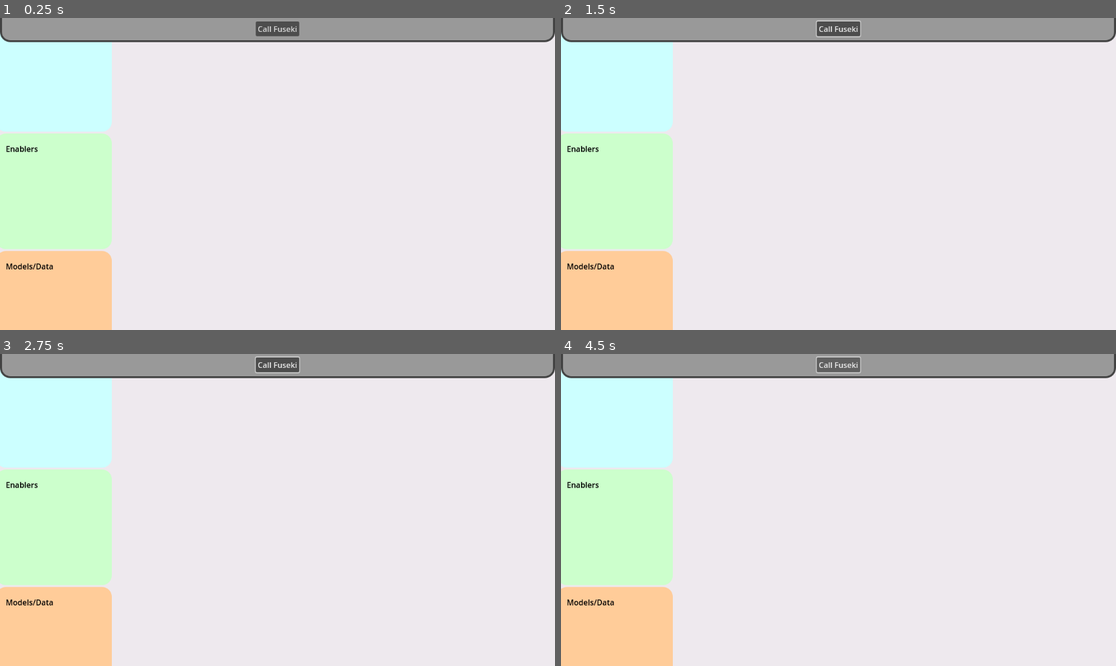
Above: before the commit, frames 1-4 (two rows, left to right).
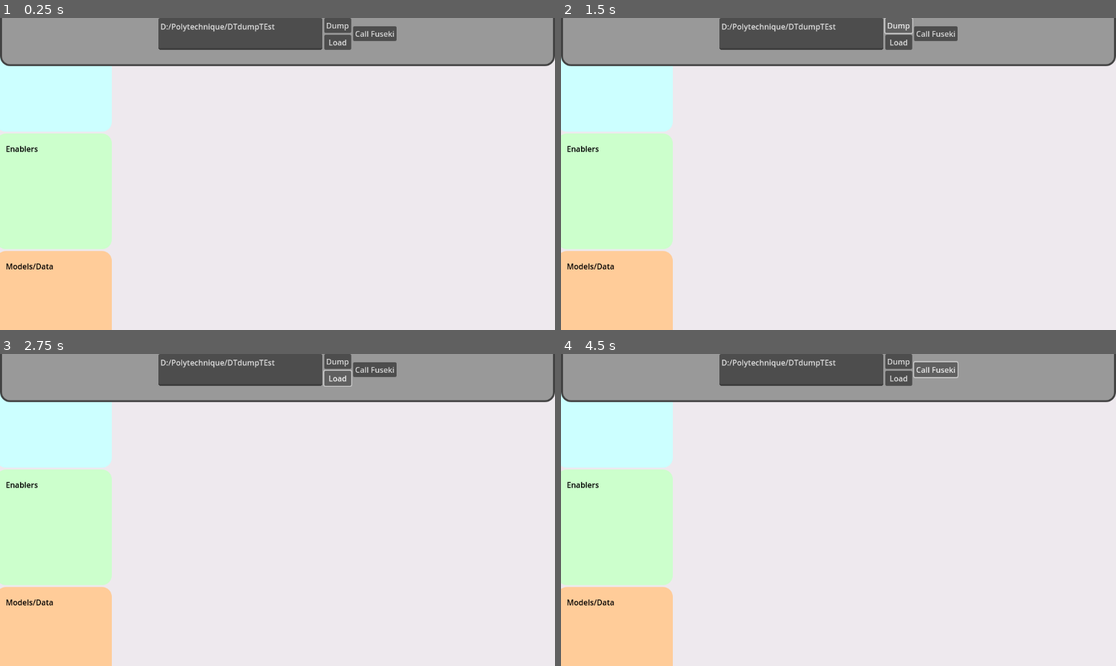
Above: after the commit, the same moments.

Repository: oakeslab-polymtl/DTInsight
Game: Godot game, scene res://MainScene/MainScene.tscn
Two runs of this game, one before a commit and one after it. Both use one fixed random seed, a clock stepped at 60 frames per second and the inputs below.
Inputs (mouse positions are in pixels of both pictures, inside the frame that each line leads up to):
- Up to frame 1 (0.25 s): no input
- Up to frame 2 (1.5 s): click "Call Fuseki" at 0.5 s; click (899, 24) at 1.25 s, where only the run after the commit has a clickable "Dump"
- Up to frame 3 (2.75 s): click (338, 378) at 2 s, where only the run after the commit has a clickable "Load"
- Up to frame 4 (4.5 s): click "Call Fuseki" at 2.75 s; click (899, 360) at 3.5 s, where only the run after the commit has a clickable "Dump"; click "Call Fuseki" at 4.25 s

The runs differ from the first frame. In frame 1, 11% of the frame differs, in the area x 0-100%, y 0-16%; in frame 2, 11%; in frame 3, 11%; in frame 4, 11%.
Error before the commit: Invalid access to property or key 'head' on a base object of type 'Nil'. (res://Fuseki/FusekiData.gd:41)
Error after the commit: Invalid access to property or key 'head' on a base object of type 'Nil'. (res://Fuseki/Data/FusekiData.gd:41)

Commit message:
Ability to load from dump
Better data and signal management all around should allow for more flexibility

Diff:
--- a/ControlPanel/control_panel.tscn
+++ b/ControlPanel/control_panel.tscn
@@ -1,6 +1,7 @@
-[gd_scene load_steps=3 format=3 uid="uid://ca4ircpbul4vs"]
+[gd_scene load_steps=4 format=3 uid="uid://ca4ircpbul4vs"]
 
-[ext_resource type="PackedScene" uid="uid://cowug1mbtod0e" path="res://Fuseki/fuseki_caller_button.tscn" id="1_dwtmo"]
+[ext_resource type="PackedScene" uid="uid://bpja34bbtxgig" path="res://Fuseki/Dump/FusekiDumperController.tscn" id="1_38nkc"]
+[ext_resource type="PackedScene" uid="uid://cowug1mbtod0e" path="res://Fuseki/Caller/fuseki_caller_button.tscn" id="1_nw2ve"]
 
 [sub_resource type="StyleBoxFlat" id="StyleBoxFlat_ffs3u"]
 border_width_left = 4
@@ -11,12 +12,21 @@
 corner_radius_bottom_left = 20
 
 [node name="ControlPanel" type="PanelContainer"]
-custom_minimum_size = Vector2(0, 50)
+custom_minimum_size = Vector2(0, 100)
 anchors_preset = 10
 anchor_right = 1.0
-offset_bottom = 31.0
+offset_bottom = 35.0
 grow_horizontal = 2
 theme_override_styles/panel = SubResource("StyleBoxFlat_ffs3u")
 
-[node name="FusekiCallerButton" parent="." instance=ExtResource("1_dwtmo")]
+[node name="ControlContainer" type="HBoxContainer" parent="."]
 layout_mode = 2
+size_flags_horizontal = 4
+size_flags_vertical = 0
+
+[node name="FusekiDumperController" parent="ControlContainer" instance=ExtResource("1_38nkc")]
+custom_minimum_size = Vector2(400, 0)
+layout_mode = 2
+
+[node name="FusekiCallerButton" parent="ControlContainer" instance=ExtResource("1_nw2ve")]
+layout_mode = 2
--- a/Fuseki/FusekiCallerButton.gd
+++ b/Fuseki/Caller/FusekiCallerButton.gd
@@ -1,16 +1,17 @@
 extends Button
 
 @onready var SparqlRequest = $SparqlFusekiQueries
-@onready var FusekiDataManager = $SparqlFusekiQueries/FusekiData
 @onready var FusekiQueryManager = $SparqlFusekiQueries/FusekiQuery
-
-#Emit this signal once all queries have been made
-signal fuseki_data_updated
 
 #Fuseki endpoint data
 const URL = "http://localhost:3030" #Fuseki server, localhost if started from openCAESAR on this machine
 const DATASET = "/DTDF" #FUseki endpoint defined in fuseki.ttl in the project
 const ENDPOINT = "/sparql?query=" #sparql endpoint
+
+#FusekiDataManager
+var FusekiDataManager : FusekiData
+func set_fuseki_data_manager(fuseki_data_manager : FusekiData):
+	FusekiDataManager = fuseki_data_manager
 
 #On pressed call all queries and emit a signal
 func _on_pressed():
@@ -29,7 +30,7 @@
 	await(SparqlRequest.request_completed)
 	query_fuseky(FusekiQueryManager.ENABLERS_TO_MODELS_QUERY)
 	await(SparqlRequest.request_completed)
-	fuseki_data_updated.emit()
+	FusekiSignals.fuseki_data_updated.emit()
 	disabled = false
 
 #Query the Fuseki Server with a given query
--- a/Fuseki/fuseki_caller_button.tscn
+++ b/Fuseki/Caller/fuseki_caller_button.tscn
@@ -1,8 +1,7 @@
-[gd_scene load_steps=4 format=3 uid="uid://cowug1mbtod0e"]
+[gd_scene load_steps=3 format=3 uid="uid://cowug1mbtod0e"]
 
-[ext_resource type="Script" path="res://Fuseki/FusekiCallerButton.gd" id="1_jlk23"]
-[ext_resource type="Script" path="res://Fuseki/FusekiData.gd" id="2_51eik"]
-[ext_resource type="Script" path="res://Fuseki/FusekiQuery.gd" id="3_gfdwu"]
+[ext_resource type="Script" path="res://Fuseki/Caller/FusekiCallerButton.gd" id="1_bj6wi"]
+[ext_resource type="Script" path="res://Fuseki/Caller/FusekiQuery.gd" id="2_c28a7"]
 
 [node name="FusekiCallerButton" type="Button"]
 anchors_preset = 8
@@ -19,16 +18,13 @@
 size_flags_horizontal = 4
 size_flags_vertical = 4
 text = "Call Fuseki"
-script = ExtResource("1_jlk23")
+script = ExtResource("1_bj6wi")
 
 [node name="SparqlFusekiQueries" type="HTTPRequest" parent="."]
 use_threads = true
 
-[node name="FusekiData" type="Node" parent="SparqlFusekiQueries"]
-script = ExtResource("2_51eik")
-
 [node name="FusekiQuery" type="Node" parent="SparqlFusekiQueries"]
-script = ExtResource("3_gfdwu")
+script = ExtResource("2_c28a7")
 
 [connection signal="pressed" from="." to="." method="_on_pressed"]
 [connection signal="request_completed" from="SparqlFusekiQueries" to="." method="_on_fuseki_completion"]
--- a/Fuseki/FusekiData.gd
+++ b/Fuseki/Data/FusekiData.gd
@@ -116,3 +116,12 @@
 
 func dump(to_console = false):
 	FusekiDataDumper.dump(self, to_console)
+
+func empty():
+	service = {}
+	service_to_enabler = []
+	enabler_to_service = []
+	enabler = {}
+	enabler_to_model = []
+	model_to_enabler = []
+	model = {}
--- /dev/null
+++ b/Fuseki/Data/FusekiData.tscn
@@ -0,0 +1,6 @@
+[gd_scene load_steps=2 format=3 uid="uid://bx42q4hl46td1"]
+
+[ext_resource type="Script" path="res://Fuseki/Data/FusekiData.gd" id="1_5y0ts"]
+
+[node name="FusekiData" type="Node"]
+script = ExtResource("1_5y0ts")
--- /dev/null
+++ b/Fuseki/Data/FusekiSignals.gd
@@ -0,0 +1,3 @@
+extends Node
+
+signal fuseki_data_updated
--- /dev/null
+++ b/Fuseki/Dump/FusekiDumper.gd
@@ -0,0 +1,111 @@
+extends Node
+
+class_name FusekiDataDumper
+
+@onready var file_path_input = $DumpPathEdit
+
+#Dump file indicators
+const services_indicator = "Services :"
+const services_to_enablers_indicator = "Services to enablers :"
+const enablers_to_services_indicator = "Enablers to services :"
+const enablers_indicator = "Enablers :"
+const enablers_to_models_indicator = "Enablers to models :"
+const models_to_enablers_indicator = "Models to enablers :"
+const models_indicator = "Models :"
+const EOF_indicator = ""
+
+#FusekiDataManager
+var FusekiDataManager : FusekiData
+func set_fuseki_data_manager(fuseki_data_manager : FusekiData):
+	FusekiDataManager = fuseki_data_manager
+
+func _on_load_button_pressed():
+	load_from_dump(FusekiDataManager, file_path_input.text)
+
+func _on_dump_button_pressed():
+	dump(FusekiDataManager, file_path_input.text)
+
+static func dump(data : FusekiData, dump_path : String, to_console = false):
+	var dump_string = ""
+	dump_string += services_indicator + "\n"
+	dump_string += dump_dictionary(data.service)
+	dump_string += services_to_enablers_indicator + "\n"
+	dump_string += dump_array_link(data.service_to_enabler)
+	dump_string += enablers_to_services_indicator + "\n"
+	dump_string += dump_array_link(data.enabler_to_service)
+	dump_string += enablers_indicator + "\n"
+	dump_string += dump_dictionary(data.enabler)
+	dump_string += enablers_to_models_indicator + "\n"
+	dump_string += dump_array_link(data.enabler_to_model)
+	dump_string += models_to_enablers_indicator + "\n"
+	dump_string += dump_array_link(data.model_to_enabler)
+	dump_string += models_indicator + "\n"
+	dump_string += dump_dictionary(data.model)
+	if(to_console):
+		print(dump_string)
+	else:
+		var file = FileAccess.open(dump_path, FileAccess.WRITE)
+		file.store_string(dump_string)
+
+static func dump_dictionary(dict : Dictionary) -> String:
+	var dict_string = ""
+	for key in dict.keys():
+		dict_string += "	" + key + "\n"
+		for attribute_key in dict[key].keys():
+			dict_string += "		" + attribute_key + " : " + dict[key][attribute_key] + "\n"
+	return dict_string
+
+static func dump_array_link(list : Array[FusekiData.GenericLinkedNodes]) -> String:
+	var array_string = ""
+	for link in list:
+		array_string += "	" + link.first_node_name + " -> " + link.second_node_name + "\n"
+	return array_string
+
+static func load_from_dump(fuseki_data : FusekiData, file_path : String):
+	var file = FileAccess.open(file_path, FileAccess.READ)
+	if (file == null):
+		return
+	fuseki_data.empty()
+	var content = file.get_as_text().split("\n")
+	fuseki_data.service = load_dictionary(content.slice(content.find(services_indicator), content.find(services_to_enablers_indicator)))
+	fuseki_data.service_to_enabler = load_array_link(content.slice(content.find(services_to_enablers_indicator), content.find(enablers_to_services_indicator)))
+	fuseki_data.enabler_to_service = load_array_link(content.slice(content.find(enablers_to_services_indicator), content.find(enablers_indicator)))
+	fuseki_data.enabler = load_dictionary(content.slice(content.find(enablers_indicator), content.find(enablers_to_models_indicator)))
+	fuseki_data.enabler_to_model = load_array_link(content.slice(content.find(enablers_to_models_indicator), content.find(models_to_enablers_indicator)))
+	fuseki_data.model_to_enabler = load_array_link(content.slice(content.find(models_to_enablers_indicator), content.find(models_indicator)))
+	fuseki_data.model = load_dictionary(content.slice(content.find(models_indicator), content.find(EOF_indicator)))
+	FusekiSignals.fuseki_data_updated.emit()
+
+static func load_dictionary(lines : Array[String]) -> Dictionary:
+	lines.pop_front() #remove indicaor
+	var elements : Dictionary = {}
+	var last_appended_element : String
+	for line in lines:
+		if line.begins_with("\t\t"): #is an attribute
+			var clean_attribute = clean_line(line)
+			var split_attribure = clean_attribute.split(" : ")
+			var attribute_name = split_attribure[0]
+			var attribute_value = split_attribure[1]
+			elements[last_appended_element][attribute_name] = attribute_value
+		else : #is a new element
+			var clean_element = clean_line(line)
+			last_appended_element = clean_element
+			elements[clean_element] = {}
+	return elements
+
+static func load_array_link(lines : Array[String]) -> Array[FusekiData.GenericLinkedNodes]:
+	lines.pop_front() #remove indicator
+	var links : Array[FusekiData.GenericLinkedNodes] = []
+	for line in lines:
+		var clean_line = clean_line(line)
+		var split_line = clean_line.split(" -> ")
+		var first_element = split_line[0]
+		var second_element = split_line[1]
+		var link = FusekiData.GenericLinkedNodes.new()
+		link.first_node_name = first_element
+		link.second_node_name = second_element
+		links.append(link)
+	return links
+
+static func clean_line(str : String) -> String :
+	return str.replace("\t","")
--- /dev/null
+++ b/Fuseki/Dump/FusekiDumperController.tscn
@@ -0,0 +1,32 @@
+[gd_scene load_steps=2 format=3 uid="uid://bpja34bbtxgig"]
+
+[ext_resource type="Script" path="res://Fuseki/Dump/FusekiDumper.gd" id="1_wsn3w"]
+
+[node name="DumpUIContainer" type="HBoxContainer"]
+custom_minimum_size = Vector2(400, 78)
+offset_right = 210.0
+offset_bottom = 66.0
+script = ExtResource("1_wsn3w")
+
+[node name="DumpPathEdit" type="TextEdit" parent="."]
+layout_mode = 2
+size_flags_horizontal = 3
+text = "D:/Polytechnique/DTdumpTEst"
+placeholder_text = "Dump file path"
+
+[node name="ButtonsContainer" type="VBoxContainer" parent="."]
+layout_mode = 2
+
+[node name="DumpButton" type="Button" parent="ButtonsContainer"]
+layout_mode = 2
+size_flags_vertical = 3
+text = "Dump"
+
+[node name="LoadButton" type="Button" parent="ButtonsContainer"]
+layout_mode = 2
+size_flags_vertical = 3
+text = "Load
+"
+
+[connection signal="pressed" from="ButtonsContainer/DumpButton" to="." method="_on_dump_button_pressed"]
+[connection signal="pressed" from="ButtonsContainer/LoadButton" to="." method="_on_load_button_pressed"]
--- a/Fuseki/FusekiDumper.gd
+++ /dev/null
@@ -1,41 +0,0 @@
-extends Node
-
-class_name FusekiDataDumper
-
-const DUMP_PATH = "D:/Polytechnique/DTdump"
-
-static func dump(data : FusekiData, to_console = false):
-	var dump_string = ""
-	dump_string += "Services :\n"
-	dump_string += dump_dictionary(data.service)
-	dump_string += "Services to enablers :\n"
-	dump_string += dump_array_link(data.service_to_enabler)
-	dump_string += "Enablers to services :\n"
-	dump_string += dump_array_link(data.enabler_to_service)
-	dump_string += "Enablers :\n"
-	dump_string += dump_dictionary(data.enabler)
-	dump_string += "Enablers to models :\n"
-	dump_string += dump_array_link(data.enabler_to_model)
-	dump_string += "Models to enablers :\n"
-	dump_string += dump_array_link(data.model_to_enabler)
-	dump_string += "Models :\n"
-	dump_string += dump_dictionary(data.model)
-	if(to_console):
-		print(dump_string)
-	else:
-		var file = FileAccess.open(DUMP_PATH, FileAccess.WRITE)
-		file.store_string(dump_string)
-
-static func dump_dictionary(dict : Dictionary) -> String:
-	var dict_string = ""
-	for key in dict.keys():
-		dict_string += "	" + key + "\n"
-		for attribute_key in dict[key].keys():
-			dict_string += "		" + attribute_key + " : " + dict[key][attribute_key] + "\n"
-	return dict_string
-
-static func dump_array_link(list : Array[FusekiData.GenericLinkedNodes]) -> String:
-	var array_string = ""
-	for link in list:
-		array_string += "	" + link.first_node_name + " -> " + link.second_node_name + "\n"
-	return array_string
--- a/MainScene/MainScene.tscn
+++ b/MainScene/MainScene.tscn
@@ -1,9 +1,10 @@
-[gd_scene load_steps=5 format=3 uid="uid://cxj8tr6re2b4t"]
+[gd_scene load_steps=6 format=3 uid="uid://cxj8tr6re2b4t"]
 
 [ext_resource type="PackedScene" uid="uid://nqgolpvgp7yg" path="res://DTContainer/DTContainer.tscn" id="1_lklxr"]
 [ext_resource type="Script" path="res://MainScene/MainSceneController.gd" id="1_r7thu"]
 [ext_resource type="Script" path="res://Camera/Camera2D.gd" id="3_5mxu4"]
 [ext_resource type="PackedScene" uid="uid://ca4ircpbul4vs" path="res://ControlPanel/control_panel.tscn" id="4_bpfsb"]
+[ext_resource type="PackedScene" uid="uid://bx42q4hl46td1" path="res://Fuseki/Data/FusekiData.tscn" id="5_4e51a"]
 
 [node name="MainScene" type="Node"]
 script = ExtResource("1_r7thu")
@@ -35,3 +36,5 @@
 [node name="ControlPanel" parent="ControlLayer" instance=ExtResource("4_bpfsb")]
 
 [node name="AudioStreamPlayer" type="AudioStreamPlayer" parent="."]
+
+[node name="FusekiData" parent="." instance=ExtResource("5_4e51a")]
--- a/MainScene/MainSceneController.gd
+++ b/MainScene/MainSceneController.gd
@@ -1,16 +1,19 @@
 extends Node
 
 #scene ressources
-@onready var fuseki_caller = $ControlLayer/ControlPanel/FusekiCallerButton
-@onready var fuseki_data = $ControlLayer/ControlPanel/FusekiCallerButton/SparqlFusekiQueries/FusekiData
-@onready var dt_container = $DTContainer
+@onready var fuseki_caller = $ControlLayer/ControlPanel/ControlContainer/FusekiCallerButton
+@onready var fuseki_dumper = $ControlLayer/ControlPanel/ControlContainer/FusekiDumperController
+@onready var fuseki_data : FusekiData = $FusekiData
+@onready var dt_container : BoxContainer = $DTContainer
 
 #audio ressources
 @onready var audio_player = $AudioStreamPlayer
 @onready var drop_sound = preload("res://Audio/drop_001.ogg")
 
 func _ready():
-	fuseki_caller.fuseki_data_updated.connect(_update_fuseki_data)
+	fuseki_caller.set_fuseki_data_manager(fuseki_data)
+	fuseki_dumper.set_fuseki_data_manager(fuseki_data)
+	FusekiSignals.fuseki_data_updated.connect(_update_fuseki_data)
 
 func _update_fuseki_data():
 	audio_player.stream = drop_sound
--- a/project.godot
+++ b/project.godot
@@ -14,6 +14,10 @@
 run/main_scene="res://MainScene/MainScene.tscn"
 config/features=PackedStringArray("4.2", "Forward Plus")
 config/icon="res://icon.svg"
+
+[autoload]
+
+FusekiSignals="*res://Fuseki/Data/FusekiSignals.gd"
 
 [input]
 
Renamed: Fuseki/FusekiQuery.gd -> Fuseki/Caller/FusekiQuery.gd
